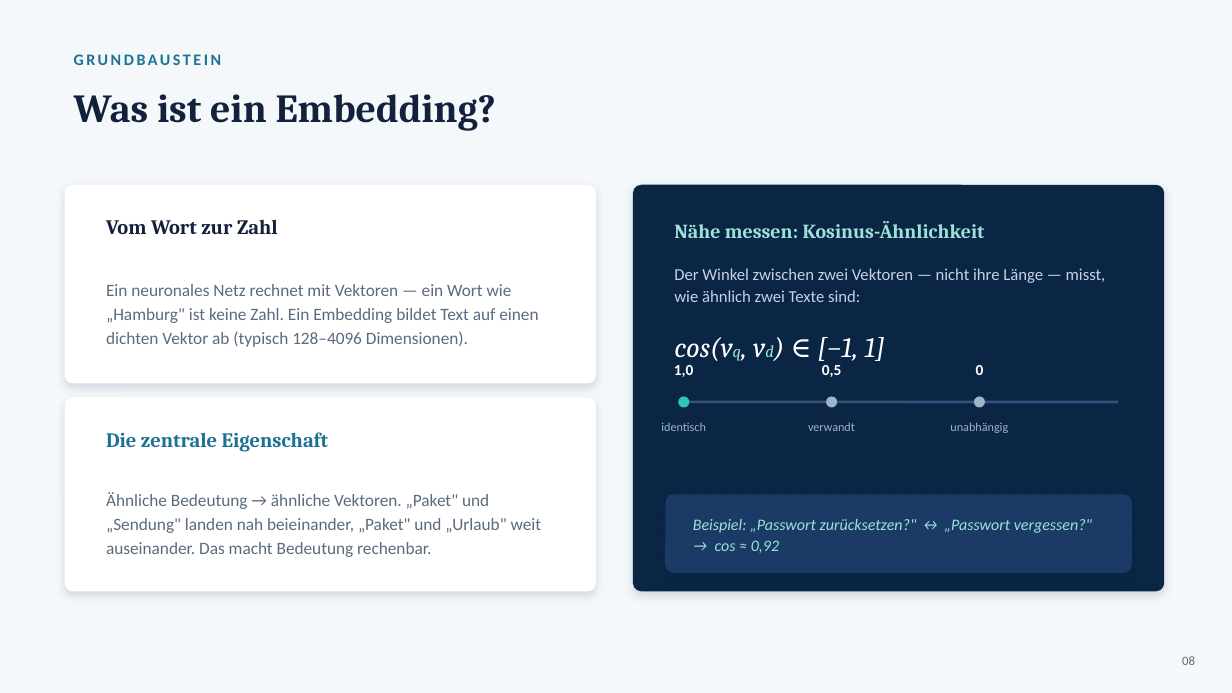
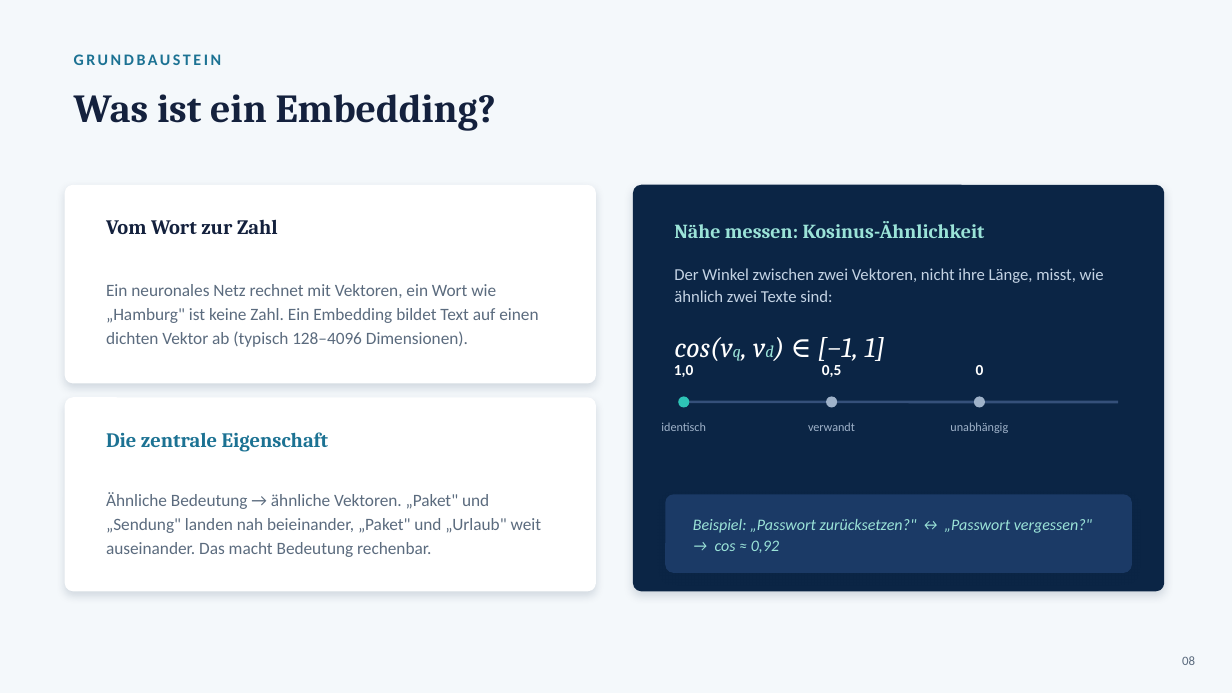
Before and after one commit to JBderLeuchtturm/nordlicht-workshop, a slide deck: slide 8 of RAG_Advanced_Folien.pptx. Drawn at 1232x693 pixels with LibreOffice and Linux fonts; fonts in the diff are those of the drawing. Boxes give left, top, right and bottom in pixels: in the first picture for what was removed or moved away, otherwise in the second. Text is boxed around its words. In the diff, an @@ line names an element or a change of style, - is before the commit and + after.

```diff
--- a/RAG_Advanced_Folien.pptx
+++ b/RAG_Advanced_Folien.pptx
@@ text at <box>674,268,1104,302</box>: text changed @@
-Der Winkel zwischen zwei Vektoren — nicht ihre Länge — misst, wie ähnlich zwei Texte sind:
+Der Winkel zwischen zwei Vektoren, nicht ihre Länge, misst, wie ähnlich zwei Texte sind:
@@ text at <box>106,284,538,347</box>: text changed @@
-Ein neuronales Netz rechnet mit Vektoren — ein Wort wie „Hamburg" ist keine Zahl. Ein Embedding bildet Text auf einen dichten Vektor ab (typisch 128–4096 Dimensionen).
+Ein neuronales Netz rechnet mit Vektoren, ein Wort wie „Hamburg" ist keine Zahl. Ein Embedding bildet Text auf einen dichten Vektor ab (typisch 128–4096 Dimensionen).
```
Also in this commit, not shown: 29 other slides changed, 1 slide removed.
